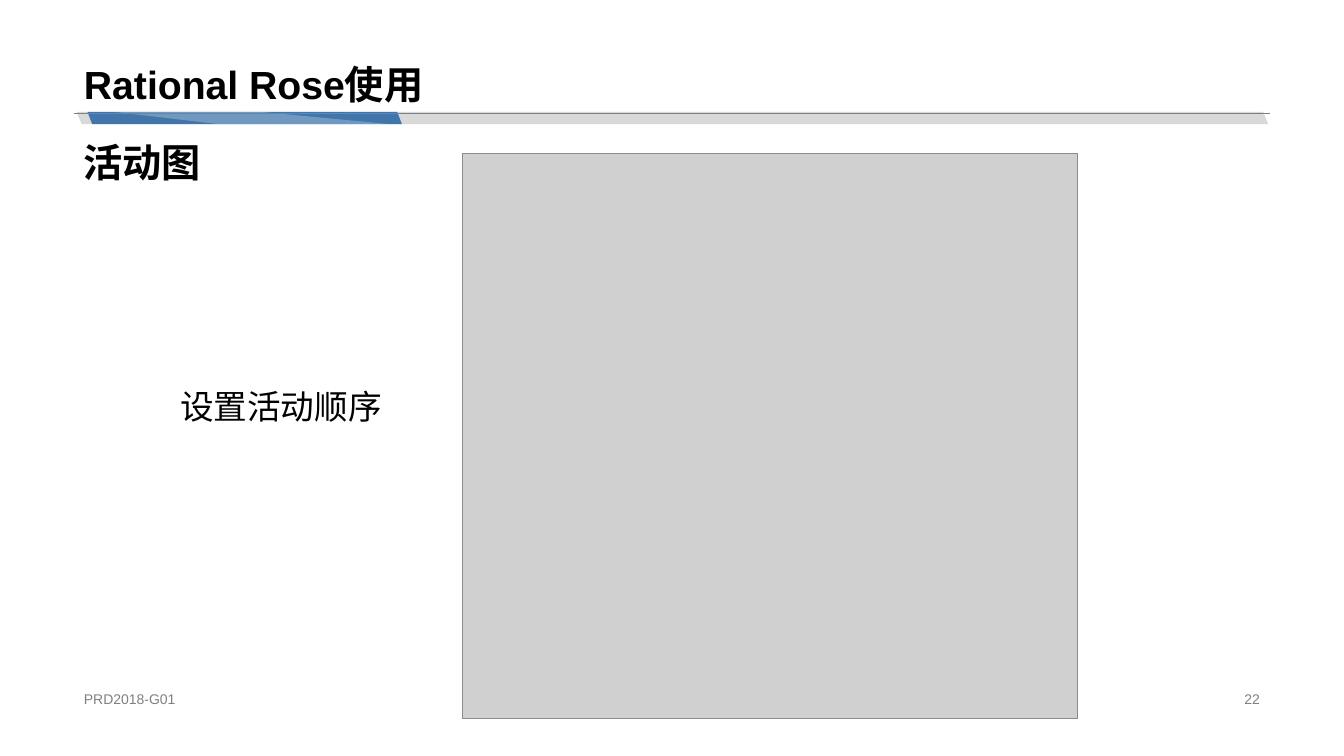
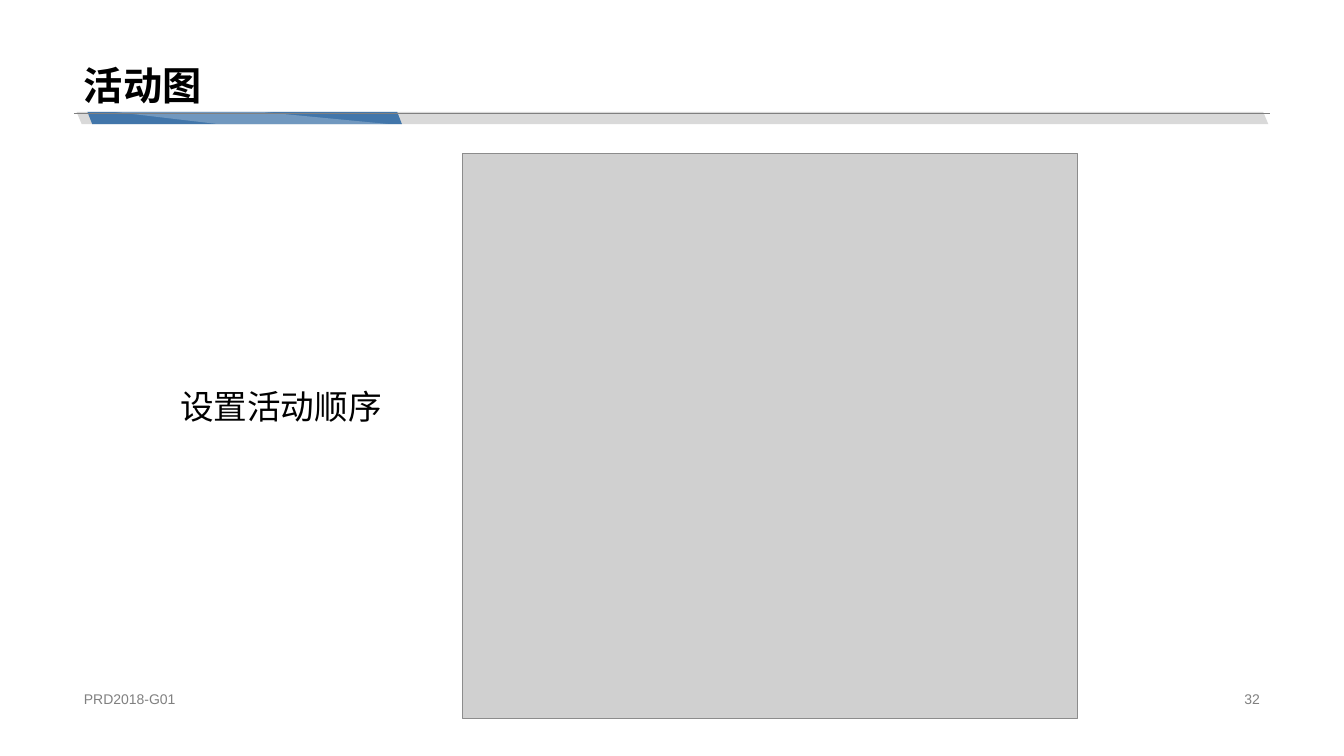
Before and after one commit to cchello/PRD2018-G01, a slide deck: slide 32 of 非受控文档/章奇妙/PRD2018-G01-UML工具：Rational Rose.pptx (slide 22 before the commit). Drawn at 1344x756 pixels with LibreOffice and Linux fonts; fonts in the diff are those of the drawing; grey boxes stand for pictures. Boxes give left, top, right and bottom in pixels: in the first picture for what was removed or moved away, otherwise in the second. Text is boxed around its words. In the diff, an @@ line names an element or a change of style, - is before the commit and + after.

```diff
--- a/非受控文档/章奇妙/PRD2018-G01-UML工具：Rational Rose.pptx
+++ b/非受控文档/章奇妙/PRD2018-G01-UML工具：Rational Rose.pptx
@@ title at [84, 66, 201, 104]: text changed @@
-Rational Rose使用
+活动图
@@ text removed at [83, 143, 200, 181] @@
-活动图
@@ page number at [1244, 694, 1260, 704]: text changed @@
-22
+32
```
Also in this commit, not shown: 24 other slides changed, 20 slides added, 2 slides removed.
